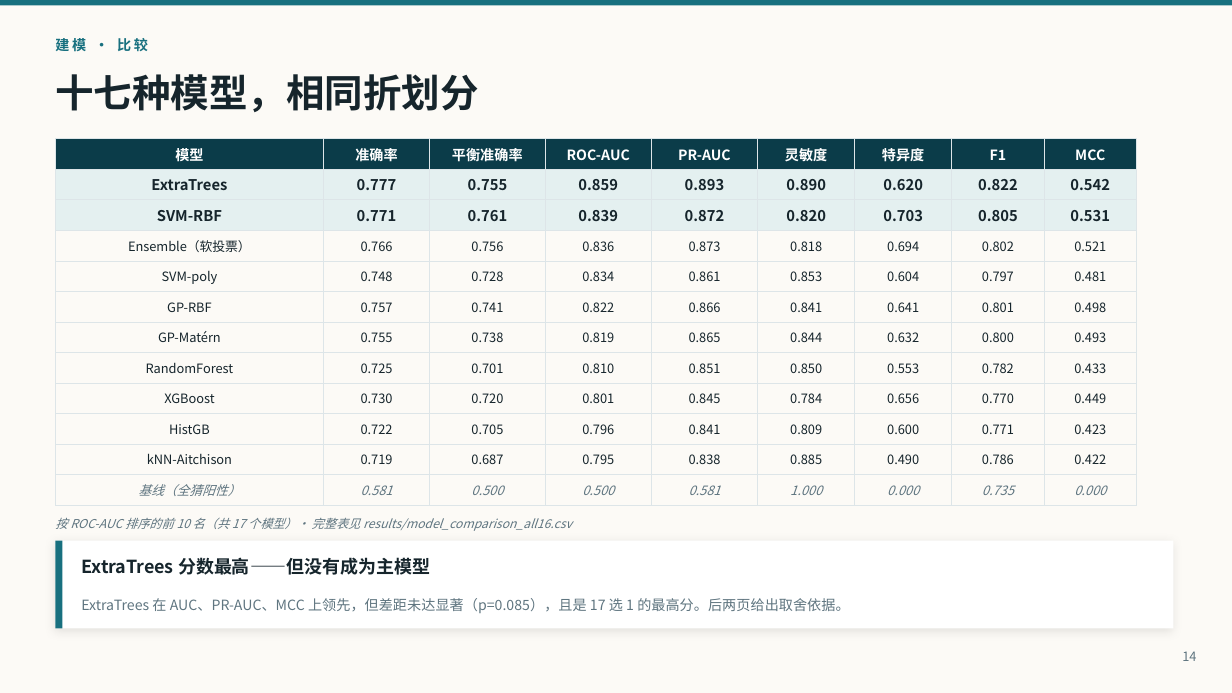
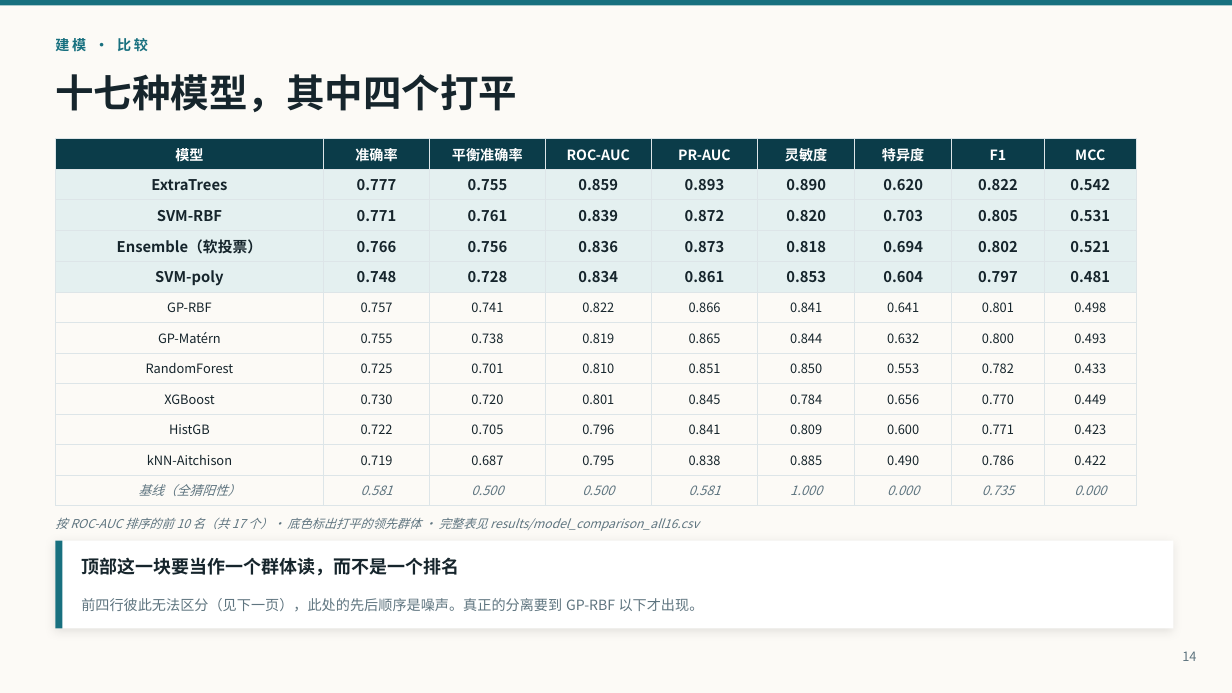
Before and after one commit to pengsihua2023/Christina-machine-learning-project, a slide deck: slide 14 of slides/Influenza_Microbiome_ML_Overview_ZH.pptx. Drawn at 1232x693 pixels with LibreOffice and Linux fonts; fonts in the diff are those of the drawing. Boxes give left, top, right and bottom in pixels: in the first picture for what was removed or moved away, otherwise in the second. Text is boxed around its words. In the diff, an @@ line names an element or a change of style, - is before the commit and + after.

```diff
--- a/slides/Influenza_Microbiome_ML_Overview_ZH.pptx
+++ b/slides/Influenza_Microbiome_ML_Overview_ZH.pptx
@@ text at <box>55,74,517,112</box>: text changed @@
-十七种模型，相同折划分
+十七种模型，其中四个打平
@@ table at <box>55,139,1137,500</box> @@
@@ fill none to #E4F0F0 in 18 cells @@
@@ size 10 to 11.5 pt, bold on in "Ensemble（软投票）", "0.766", "0.756", "0.836" and 14 more places @@
@@ text at <box>55,518,699,531</box>: text changed @@
-按 ROC-AUC 排序的前 10 名（共 17 个模型）· 完整表见 results/model_comparison_all16.csv
+按 ROC-AUC 排序的前 10 名（共 17 个）· 底色标出打平的领先群体 · 完整表见 results/model_comparison_all16.csv
@@ text at <box>81,557,459,576</box>: text changed @@
-ExtraTrees 分数最高——但没有成为主模型
+顶部这一块要当作一个群体读，而不是一个排名
@@ text at <box>81,598,704,612</box>: text changed @@
-ExtraTrees 在 AUC、PR-AUC、MCC 上领先，但差距未达显著（p=0.085），且是 17 选 1 的最高分。后两页给出取舍依据。
+前四行彼此无法区分（见下一页），此处的先后顺序是噪声。真正的分离要到 GP-RBF 以下才出现。
```
Also in this commit, not shown: 1 other slide changed, 1 slide added, 1 slide removed, 7 other files.
